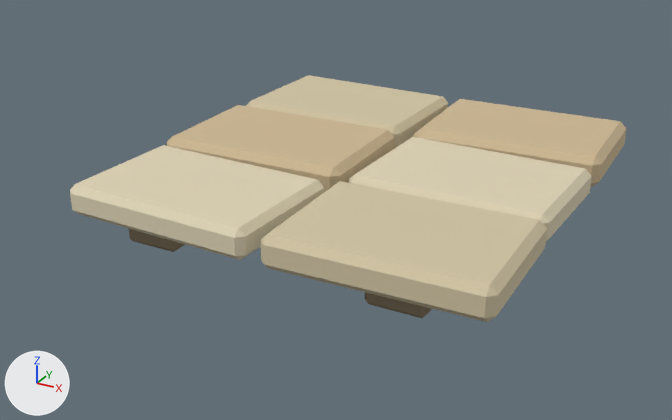
The Blender file assets/game-assets/StoneWalkway.blend as it was, and as the next commit left it.
Camera for both pictures: a 50 mm camera at (0.758, -1.521, 0.717) aimed at (-0.047, -0.057, -0.015). The axes (+X, +Y, +Z) are drawn at lower left. The lights are the same throughout. The older version comes first.

Objects in the first picture: 'StoneWalkway_StonesLight', 'StoneWalkway_StonesMid', 'StoneWalkway_StonesWarm', 'StoneWalkway_SupportRails'.
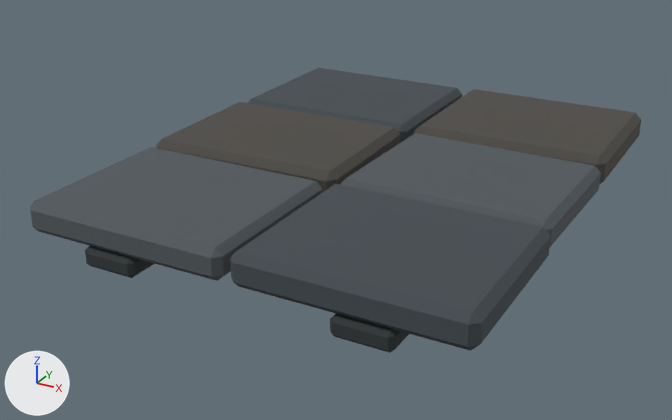
Commit message: fix(game): connect stone walkway tiles

The change, as a diff of the scene's bpy script:
```diff
--- a/assets/game-assets/StoneWalkway.blend.py
+++ b/assets/game-assets/StoneWalkway.blend.py
@@ mat_material_stonewalkway_supportstone @@
 mat_material_stonewalkway_supportstone = principled_material('Material.StoneWalkway.SupportStone')
-mat_material_stonewalkway_supportstone.base_color = (0.231, 0.184, 0.114)  # brown #84775f
+mat_material_stonewalkway_supportstone.base_color = (0.0296, 0.0369, 0.0395)  # dark grey #303638
 mat_material_stonewalkway_supportstone.roughness = 0.94
@@ mat_material_stonewalkway_lightstone @@
 mat_material_stonewalkway_lightstone = principled_material('Material.StoneWalkway.LightStone')
-mat_material_stonewalkway_lightstone.base_color = (0.73, 0.651, 0.462)  # beige #ded3b5
+mat_material_stonewalkway_lightstone.base_color = (0.0823, 0.0976, 0.107)  # dark grey #51585c
 mat_material_stonewalkway_lightstone.roughness = 0.88
@@ mat_material_stonewalkway_midstone @@
 mat_material_stonewalkway_midstone = principled_material('Material.StoneWalkway.MidStone')
-mat_material_stonewalkway_midstone.base_color = (0.644, 0.558, 0.371)  # beige #d2c5a4
+mat_material_stonewalkway_midstone.base_color = (0.0561, 0.0704, 0.0802)  # dark grey #434b50
 mat_material_stonewalkway_midstone.roughness = 0.9
@@ mat_material_stonewalkway_warmstone @@
 mat_material_stonewalkway_warmstone = principled_material('Material.StoneWalkway.WarmStone')
-mat_material_stonewalkway_warmstone.base_color = (0.61, 0.479, 0.292)  # beige #cdb893
+mat_material_stonewalkway_warmstone.base_color = (0.0742, 0.0685, 0.0595)  # dark grey #4d4a45
 mat_material_stonewalkway_warmstone.roughness = 0.9
@@ me_stonewalkway_supportrails_mesh @@
-me_stonewalkway_supportrails_mesh.from_pydata(...)  # 48 vertices, 52 faces; spans x -0.287..0.287, y -0.39..0.39, z 0.0..0.036
+me_stonewalkway_supportrails_mesh.from_pydata(...)  # 48 vertices, 52 faces; spans x -0.287..0.287, y -0.5..0.5, z 0.0..0.036
+# me_stonewalkway_supportrails_mesh part 1: all 12 vertices in x -0.287..-0.183, y -0.39..-0.382, z 0.0..0.036 are moved by (0.0, -0.11, 0.0)
+# me_stonewalkway_supportrails_mesh part 2: all 12 vertices in x -0.287..-0.183, y 0.382..0.39, z 0.0..0.036 are moved by (0.0, 0.11, 0.0)
+# me_stonewalkway_supportrails_mesh part 3: all 12 vertices in x 0.183..0.287, y -0.39..-0.382, z 0.0..0.036 are moved by (0.0, -0.11, 0.0)
+# me_stonewalkway_supportrails_mesh part 4: all 12 vertices in x 0.183..0.287, y 0.382..0.39, z 0.0..0.036 are moved by (0.0, 0.11, 0.0)
 me_stonewalkway_supportrails_mesh.materials.append(mat_material_stonewalkway_supportstone)
@@ me_stonewalkway_stoneslight_mesh @@
-me_stonewalkway_stoneslight_mesh.from_pydata(...)  # 48 vertices, 52 faces; spans x -0.402..0.398, y -0.424..0.137, z 0.036..0.094
+me_stonewalkway_stoneslight_mesh.from_pydata(...)  # 48 vertices, 52 faces; spans x -0.408..0.409, y -0.5..0.16, z 0.036..0.094
+# me_stonewalkway_stoneslight_mesh part 5: 48 of 48 vertices moved; they spanned x -0.402..0.398, y -0.424..0.137, z 0.036..0.094 and now span x -0.408..0.409, y -0.5..0.16, z 0.036..0.094; mean shift (0.0, -0.024, 0.0)
 me_stonewalkway_stoneslight_mesh.materials.append(mat_material_stonewalkway_lightstone)
@@ me_stonewalkway_stonesmid_mesh @@
-me_stonewalkway_stonesmid_mesh.from_pydata(...)  # 48 vertices, 52 faces; spans x -0.403..0.403, y -0.427..0.426, z 0.036..0.097
+me_stonewalkway_stonesmid_mesh.from_pydata(...)  # 48 vertices, 52 faces; spans x -0.41..0.41, y -0.5..0.5, z 0.036..0.097
+# me_stonewalkway_stonesmid_mesh part 6: 48 of 48 vertices moved; they spanned x -0.403..0.403, y -0.427..0.426, z 0.036..0.097 and now span x -0.41..0.41, y -0.5..0.5, z 0.036..0.097; mean shift (0.0, 0.0, 0.0)
 me_stonewalkway_stonesmid_mesh.materials.append(mat_material_stonewalkway_midstone)
@@ me_stonewalkway_stoneswarm_mesh @@
-me_stonewalkway_stoneswarm_mesh.from_pydata(...)  # 48 vertices, 52 faces; spans x -0.405..0.401, y -0.138..0.423, z 0.036..0.1
+me_stonewalkway_stoneswarm_mesh.from_pydata(...)  # 48 vertices, 52 faces; spans x -0.415..0.408, y -0.159..0.5, z 0.036..0.1
+# me_stonewalkway_stoneswarm_mesh part 7: 48 of 48 vertices moved; they spanned x -0.405..0.401, y -0.138..0.423, z 0.036..0.1 and now span x -0.415..0.408, y -0.159..0.5, z 0.036..0.1; mean shift (0.0, 0.024, 0.0)
 me_stonewalkway_stoneswarm_mesh.materials.append(mat_material_stonewalkway_warmstone)
```

Boxes (x1, y1, x2, y2) around the edits, measured in the pictures (672 x 420 px; the box of a moved part takes in the faces that stretch with it):
'StoneWalkway_StonesMid', recoloured, reshaped (beige to dark grey, 7% wider, 15% taller)
    before: (246, 75, 547, 322)
    after: (230, 68, 551, 351)
'StoneWalkway_StonesLight', recoloured, reshaped (beige to dark grey, 9% wider, 20% taller)
    before: (70, 137, 592, 260)
    after: (30, 133, 601, 281)
'StoneWalkway_StonesWarm', recoloured, reshaped (beige to dark grey, 12% taller)
    before: (167, 99, 626, 192)
    after: (156, 89, 641, 193)
'StoneWalkway_SupportRails', recoloured, reshaped (7% wider, 20% taller)
    before: (129, 229, 432, 318)
    after: (85, 246, 409, 353)
part 1 of me_stonewalkway_supportrails_mesh, moved or reshaped
    before: (129, 229, 177, 252)
    after: (85, 247, 135, 278)
part 2 of me_stonewalkway_supportrails_mesh, moved or reshaped (mostly hidden before)
    before: (175, 242, 185, 251)
    after: (89, 246, 154, 278)
part 3 of me_stonewalkway_supportrails_mesh, moved or reshaped
    before: (365, 292, 427, 318)
    after: (330, 316, 395, 353)
part 4 of me_stonewalkway_supportrails_mesh, moved or reshaped (mostly hidden before)
    before: (427, 308, 432, 314)
    after: (330, 314, 409, 349)
